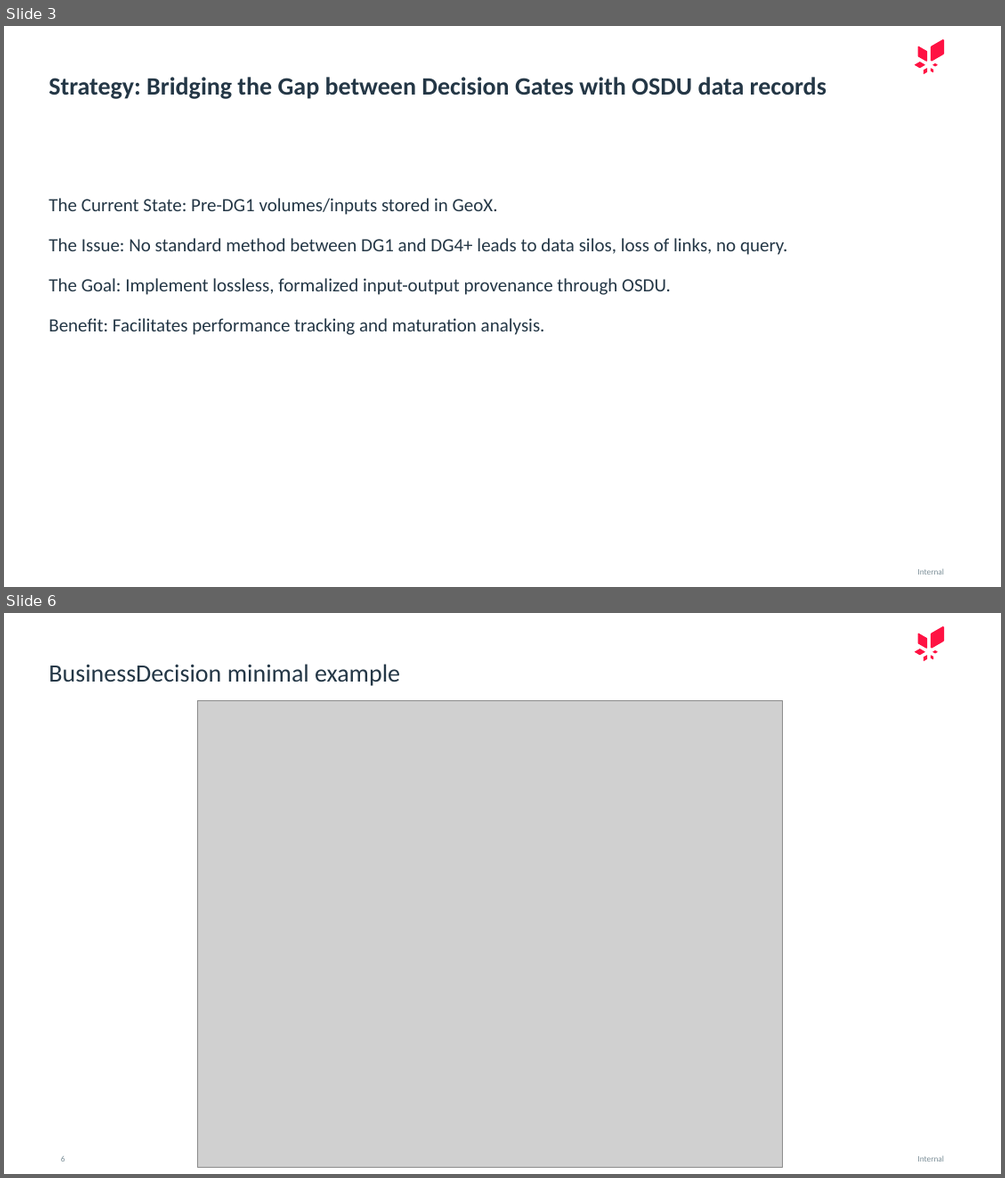
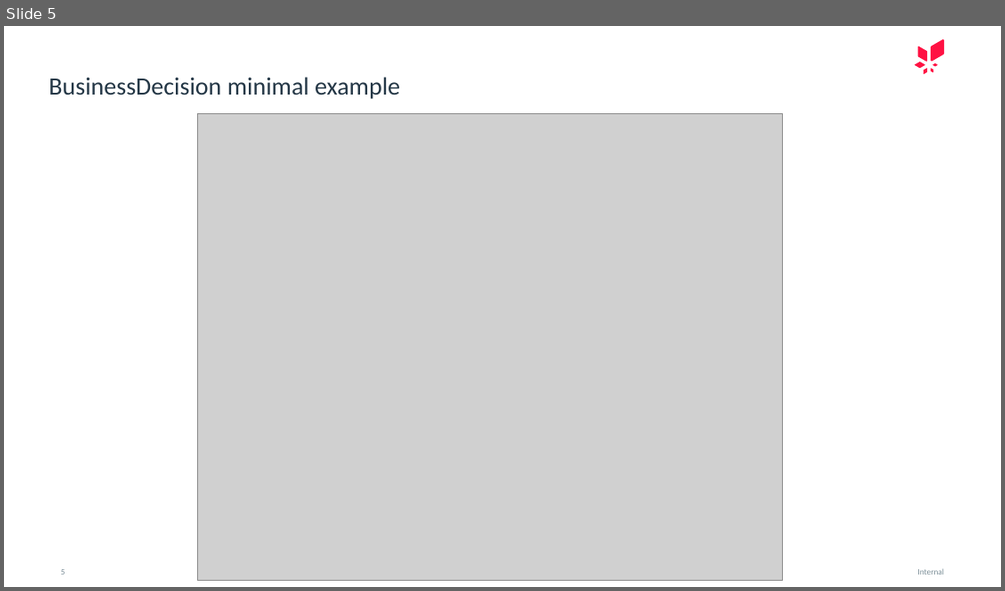
Before and after one commit to equinor/ores, a slide deck: demo/md/DG1–DG4 Decision Gates in OSDU.pptx. Shown one above the other, each under a label of ours: slides 3 and 6 before the commit, slide 5 after it; the slides between them are not shown. The pictures are 1005x1178 and 1005x591 pixels, drawn with LibreOffice and Linux fonts; fonts in the diff are those of the drawing; grey boxes stand for pictures. Boxes give left, top, right and bottom in pixels: in the first picture for what was removed or moved away, otherwise in the second. Text is boxed around its words. In the diff, an @@ line names an element or a change of style, - is before the commit and + after.

Commit message:
new file:   .venv/Scripts/pythonw.exe new file:   .venv/pyvenv.cfg modified:   "demo/md/DG1\342\200\223DG4 Decision Gates in OSDU.pptx" 	new file:   demo/md/DGDigest.md 	new file:   demo/md/FmuOsdu.md 	new file:   demo/py/bootcamprddms.ipynb 	new file:   demo/strat/ow_to_osdu_map.json

```diff
--- a/demo/md/DG1–DG4 Decision Gates in OSDU.pptx
+++ b/demo/md/DG1–DG4 Decision Gates in OSDU.pptx
@@ slide 3 removed at (4,26,1001,587), background #FFFFFF; not listed: 2 template elements that a slide beside it also shows @@
@@ title removed at (48,77,826,99) @@
-Strategy: Bridging the Gap between Decision Gates with OSDU data records
@@ text removed at (48,198,787,335) @@
-The Current State: Pre-DG1 volumes/inputs stored in GeoX.
-The Issue: No standard method between DG1 and DG4+ leads to data silos, loss of links, no query.
-The Goal: Implement lossless, formalized input-output provenance through OSDU.
-Benefit: Facilitates performance tracking and maturation analysis.
@@ what was slide 6 is now slide 5 @@
```
Also in this commit, not shown: 7 slides changed, 3 other slides removed, 4 other files.
